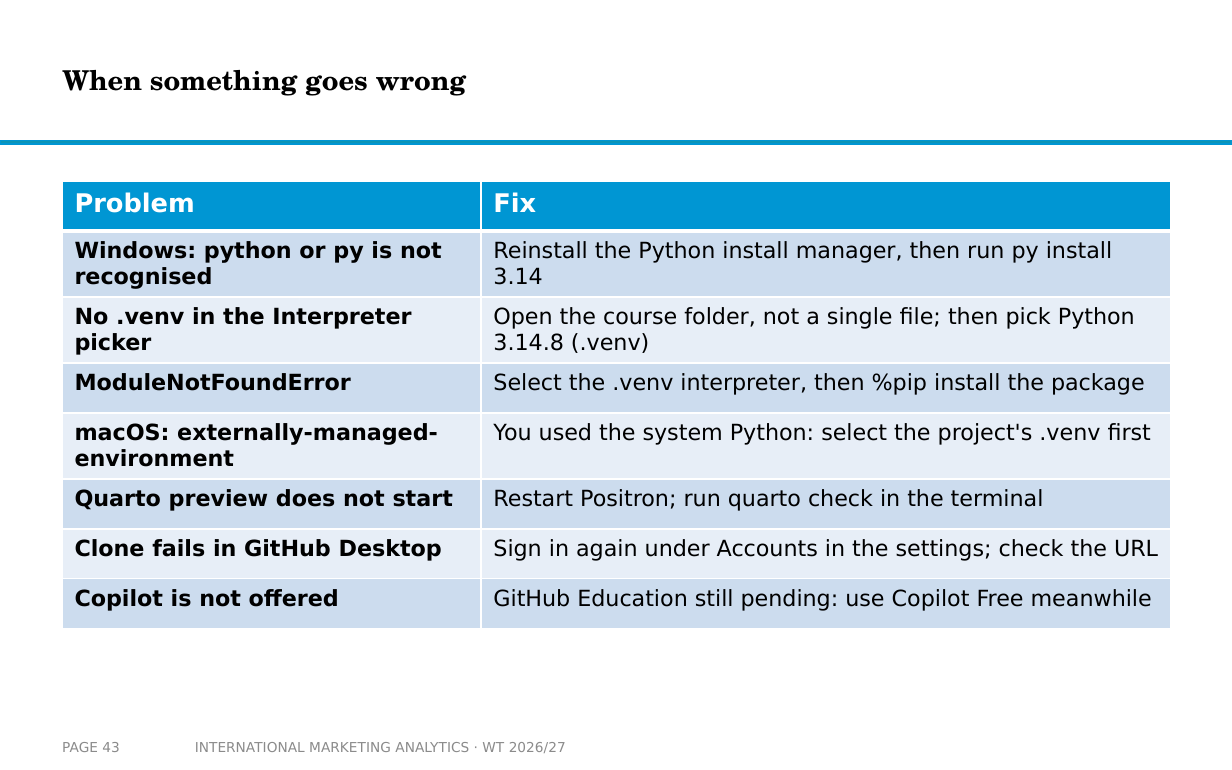
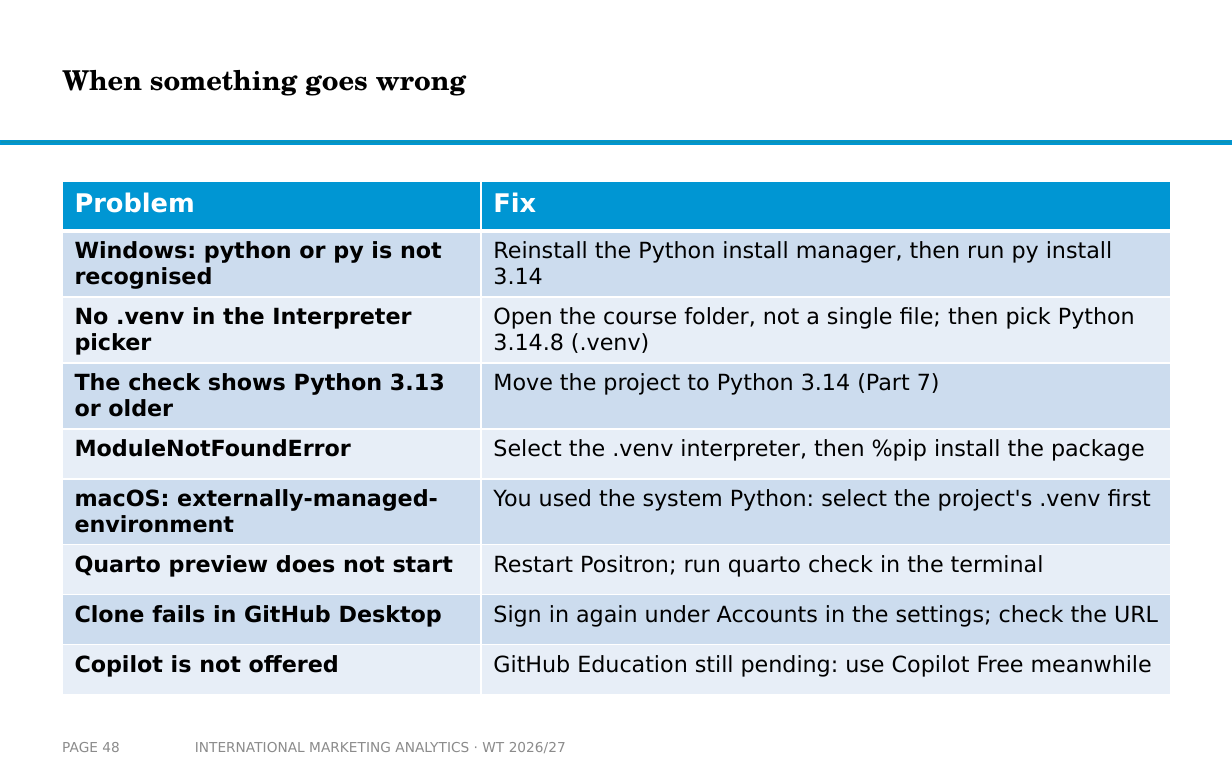
Before and after one commit to arnefloh-wu/International-Marketing-Analytics, a slide deck: slide 48 of slides/01a_setup-and-registration_WT26-27.pptx (slide 43 before the commit). Drawn at 1232x770 pixels with LibreOffice and Linux fonts; fonts in the diff are those of the drawing; background and template pictures are left out. Boxes give left, top, right and bottom in pixels: in the first picture for what was removed or moved away, otherwise in the second. Text is boxed around its words. In the diff, an @@ line names an element or a change of style, - is before the commit and + after.

```diff
--- a/slides/01a_setup-and-registration_WT26-27.pptx
+++ b/slides/01a_setup-and-registration_WT26-27.pptx
@@ table at (63, 181, 1172, 681) @@
+row 4: The check shows Python 3.13 or older | Move the project to Python 3.14 (Part 7)
@@ page number at (62, 742, 119, 752): text changed @@
-PAGE 43
+PAGE 48
```
Also in this commit, not shown: 6 other slides changed, 5 slides added, 4 other files.
